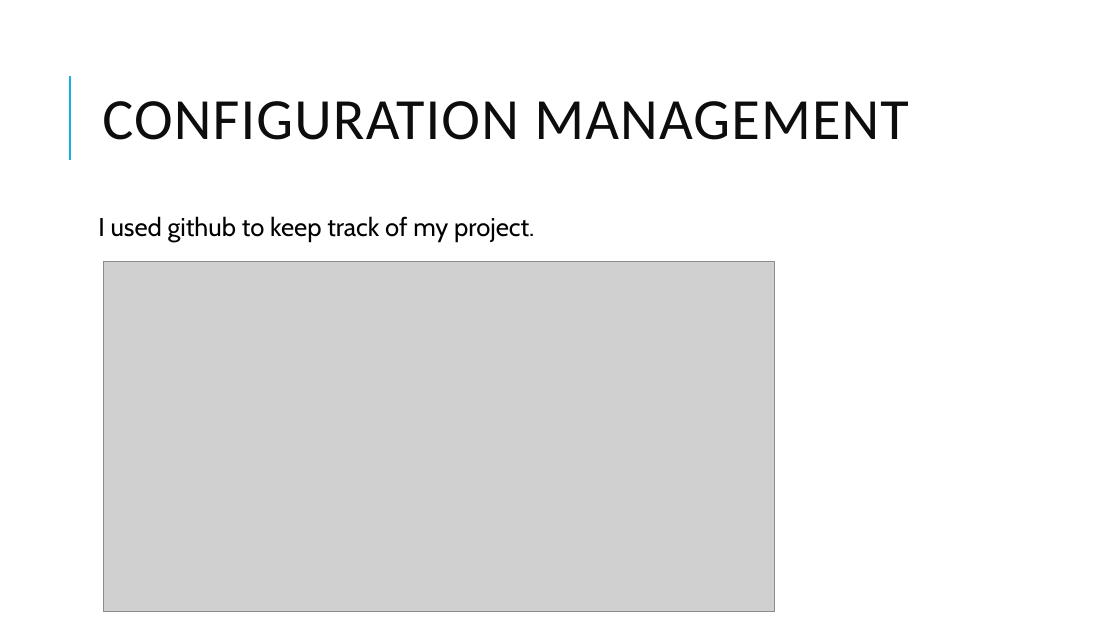
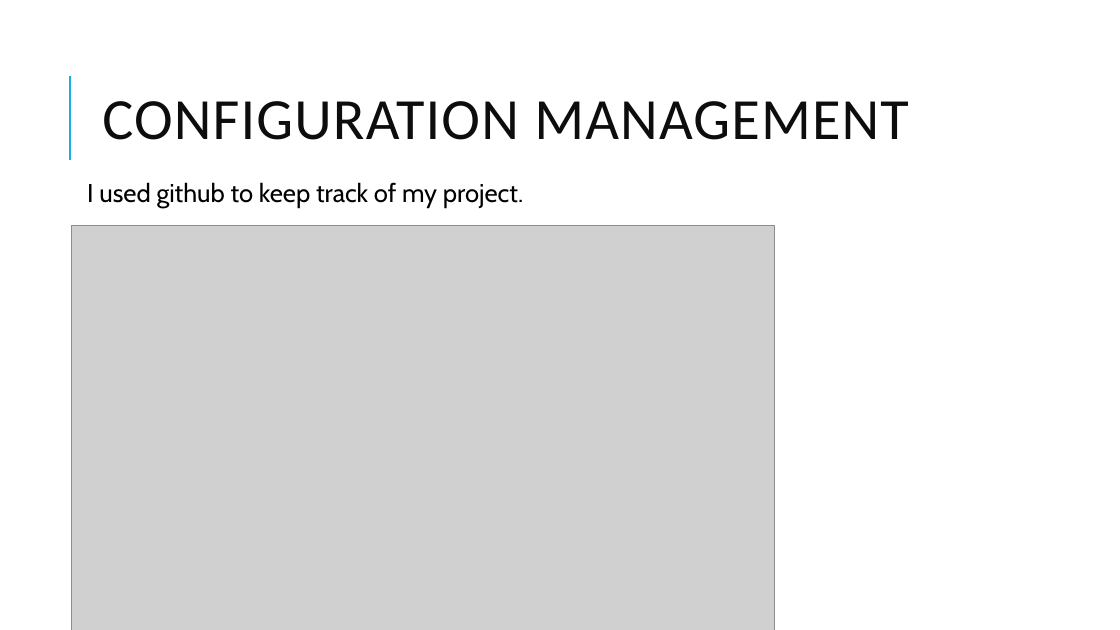
Before and after one commit to admondtamang/e-commerce-cp, a slide deck: slide 14 of E-commerce site.pptx (slide 13 before the commit). Drawn at 1120x630 pixels with LibreOffice and Linux fonts; fonts in the diff are those of the drawing; grey boxes stand for pictures. Boxes give left, top, right and bottom in pixels: in the first picture for what was removed or moved away, otherwise in the second. Text is boxed around its words. In the diff, an @@ line names an element or a change of style, - is before the commit and + after.

```diff
--- a/E-commerce site.pptx
+++ b/E-commerce site.pptx
@@ text "I used github to keep ..." moved from (x1=98, y1=216, x2=534, y2=242) to (x1=87, y1=182, x2=523, y2=207) @@
@@ picture resized from (x1=103, y1=262, x2=774, y2=612) to (x1=71, y1=225, x2=774, y2=630) @@
```
Also in this commit, not shown: 7 other slides changed, 8 slides added, 24 other files.
